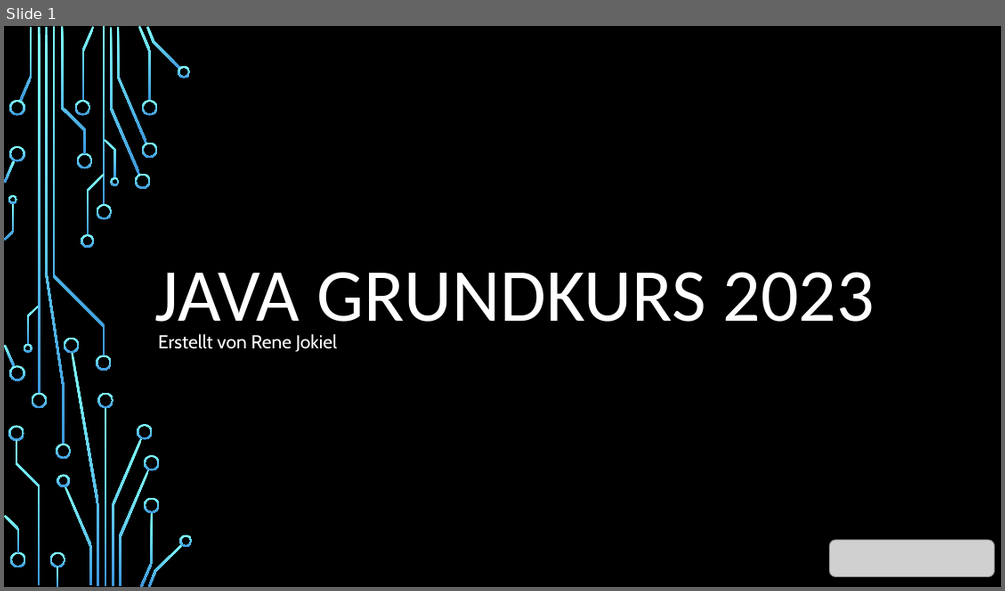
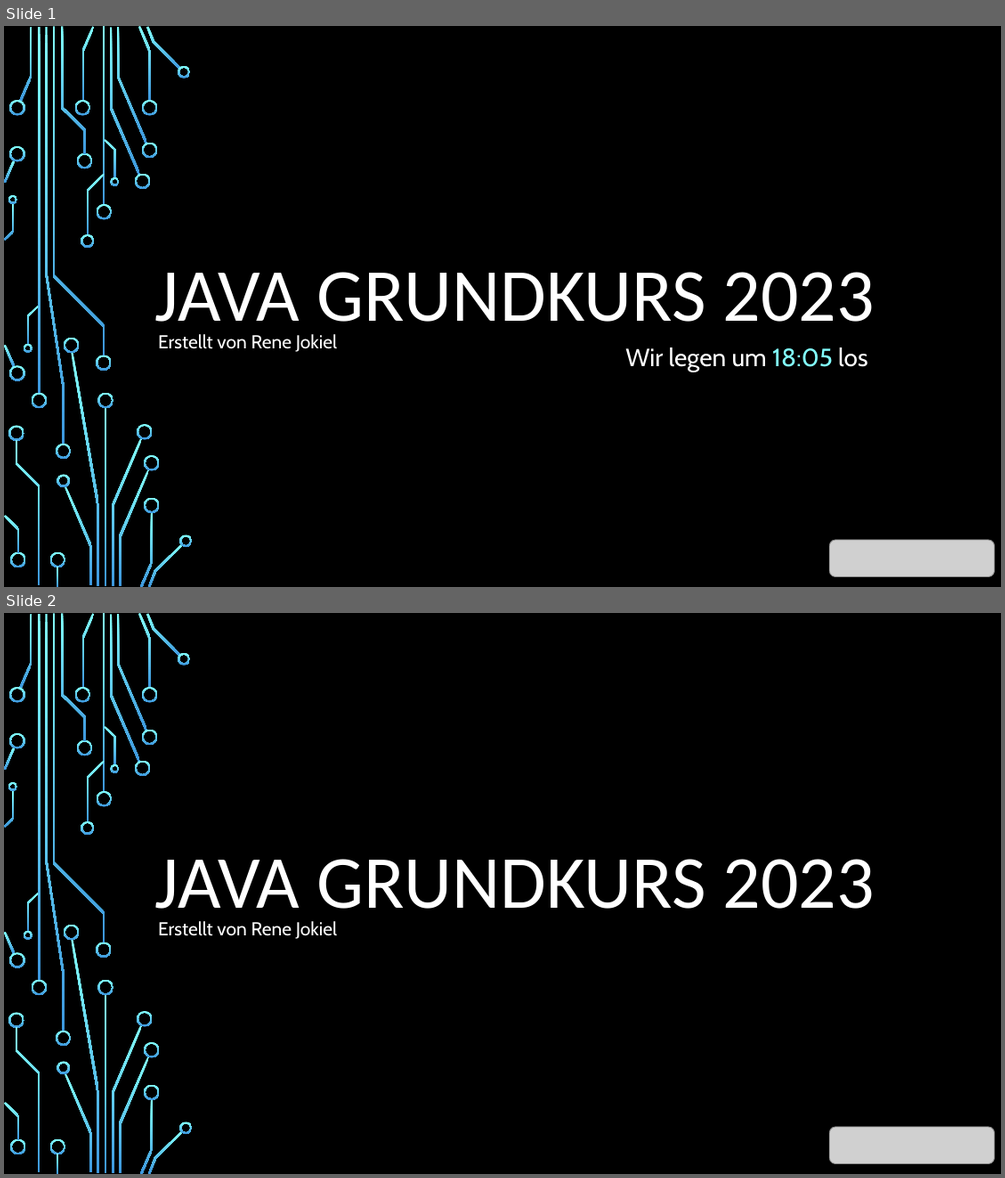
Before and after one commit to BelmontR/Java-Tutorial-Course, a slide deck: Java Grundkurs.pptx. Shown one above the other, each under a label of ours: slide 1 before the commit, slides 1 and 2 after it. The pictures are 1005x591 and 1005x1178 pixels, drawn with LibreOffice and Linux fonts; fonts in the diff are those of the drawing; grey boxes stand for pictures; background and template pictures are left out. Boxes give left, top, right and bottom in pixels: in the first picture for what was removed or moved away, otherwise in the second. Text is boxed around its words. In the diff, an @@ line names an element or a change of style, - is before the commit and + after.

```diff
--- a/Java Grundkurs.pptx
+++ b/Java Grundkurs.pptx
@@ slide 1 added at <box>4,26,1001,587</box>, background picture (left out); not listed: 54 template elements that a slide beside it also shows @@
@@ title added at <box>155,272,874,338</box>, 72 pt, text #FFFFFF @@
+JAVA GRUNDKURS 2023
@@ text added at <box>158,334,337,352</box>, 18 pt, text #FFFFFF @@
+Erstellt von Rene Jokiel
@@ text added at <box>625,347,867,371</box>, 24 pt, text #FFFFFF @@
+Wir legen um 18:05 los
@@ picture added at <box>830,540,995,576</box> @@
@@ what was slide 1 is now slide 2 @@
```
